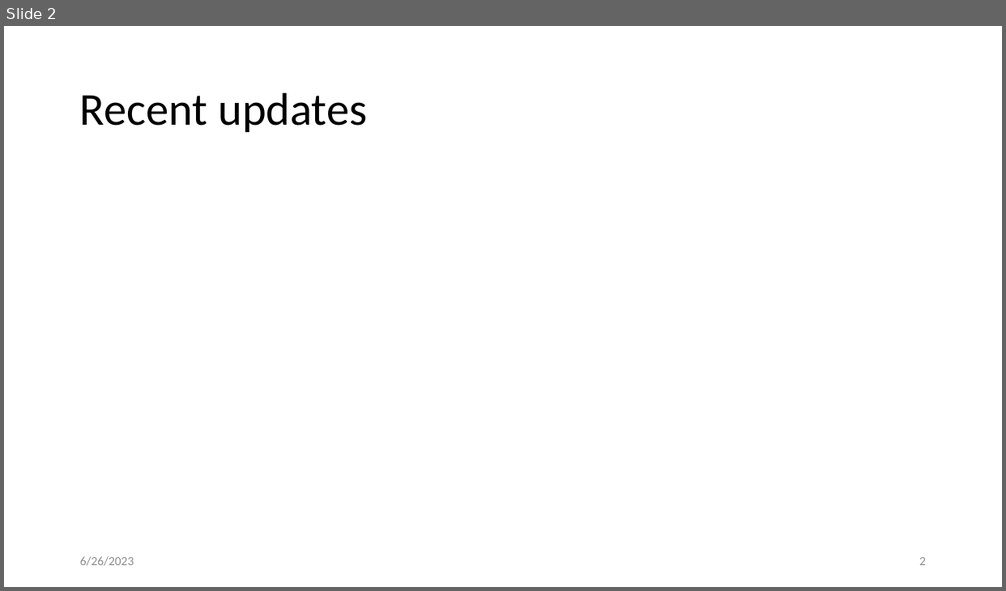
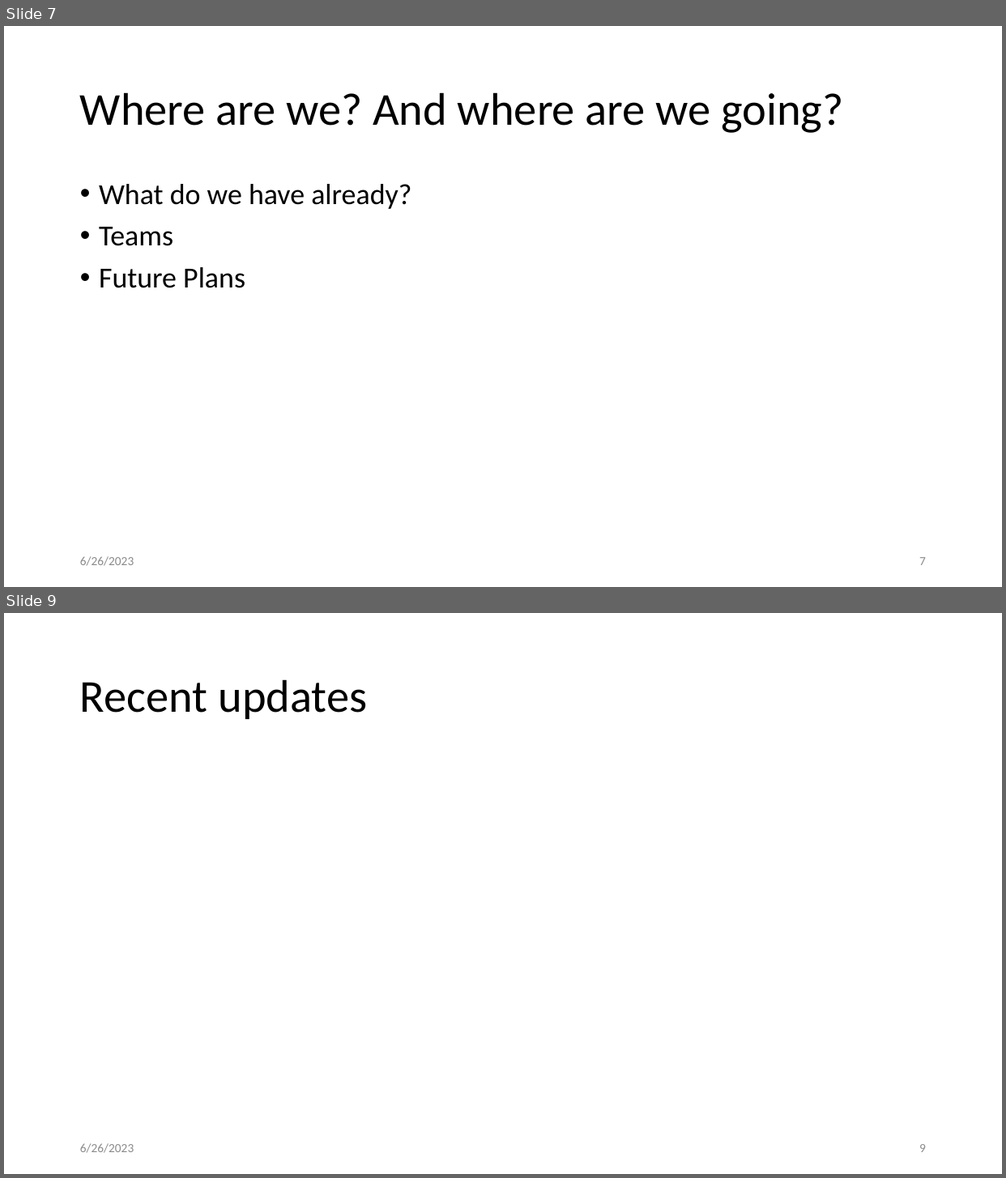
Before and after one commit to kwchurch/JSALT_Better_Together, a slide deck: slides/July5/July5.pptx. Shown one above the other, each under a label of ours: slide 2 before the commit, slides 7 and 9 after it; the slides between them are not shown. The pictures are 1006x591 and 1006x1178 pixels, drawn with LibreOffice and Linux fonts; fonts in the diff are those of the drawing; grey boxes stand for pictures. Boxes give left, top, right and bottom in pixels: in the first picture for what was removed or moved away, otherwise in the second. Text is boxed around its words. In the diff, an @@ line names an element or a change of style, - is before the commit and + after.

```diff
--- a/slides/July5/July5.pptx
+++ b/slides/July5/July5.pptx
@@ slide 7 added at [4,26,1002,587], background #FFFFFF @@
@@ title added at [80,92,843,133], 44 pt, text #000000 @@
+Where are we? And where are we going?
@@ text added at [99,184,411,288], 28 pt, text #000000 @@
+• What do we have already?
+• Teams
+• Future Plans
@@ text added at [80,557,134,566], 12 pt, text #8C8C8C @@
+6/26/2023
@@ page number added at [919,557,926,565], 12 pt, text #8C8C8C @@
+7
@@ what was slide 2 is now slide 9 @@
@@ page number at [919,1144,926,1152]: text changed @@
-2
+9
```
Also in this commit, not shown: 1 slide changed, 6 other slides added, 1 other file.
